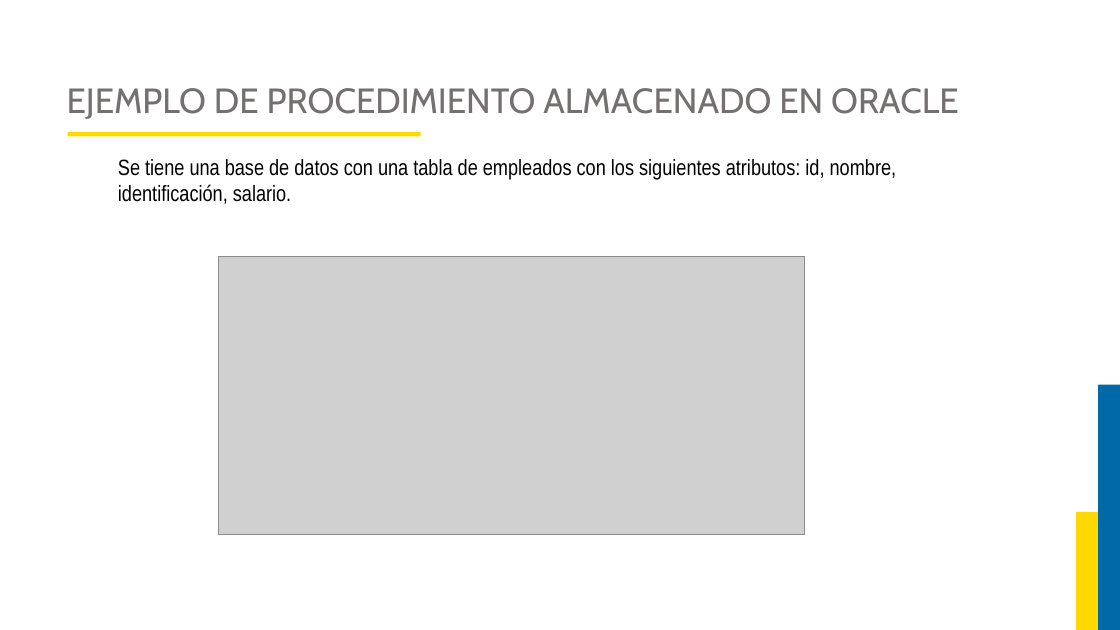
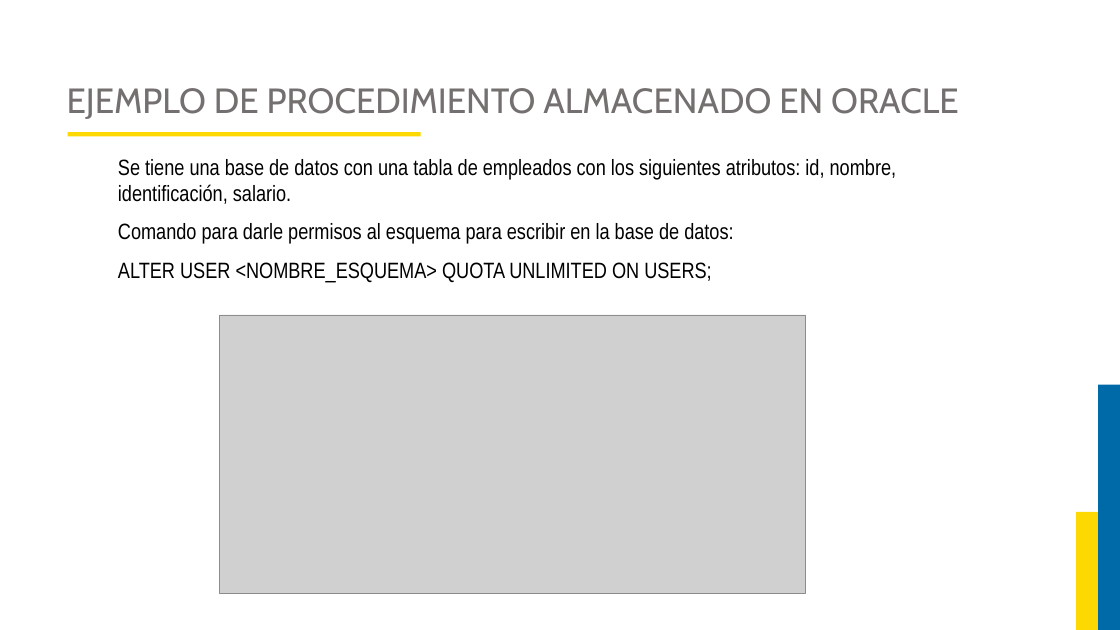
Before and after one commit to JorgeAlejandroAguirreGutierrez/proyecto-luis, a slide deck: slide 57 of Curso Base de Datos 2/DIAPOSITIVAS BASES DE DATOS 2.pptx. Drawn at 1120x630 pixels with LibreOffice and Linux fonts; fonts in the diff are those of the drawing; grey boxes stand for pictures; background and template pictures are left out. Boxes give left, top, right and bottom in pixels: in the first picture for what was removed or moved away, otherwise in the second. Text is boxed around its words. In the diff, an @@ line names an element or a change of style, - is before the commit and + after.

```diff
--- a/Curso Base de Datos 2/DIAPOSITIVAS BASES DE DATOS 2.pptx
+++ b/Curso Base de Datos 2/DIAPOSITIVAS BASES DE DATOS 2.pptx
@@ text at (118,223,733,283): paragraphs added @@
+Comando para darle permisos al esquema para escribir en la base de datos:
+ALTER USER <NOMBRE_ESQUEMA> QUOTA UNLIMITED ON USERS;
@@ picture: place and size @@
-picture at (218,256,805,534)
+picture at (219,315,806,593)
```
Also in this commit, not shown: 3 other slides changed, 3 slides added, 2 other files.
